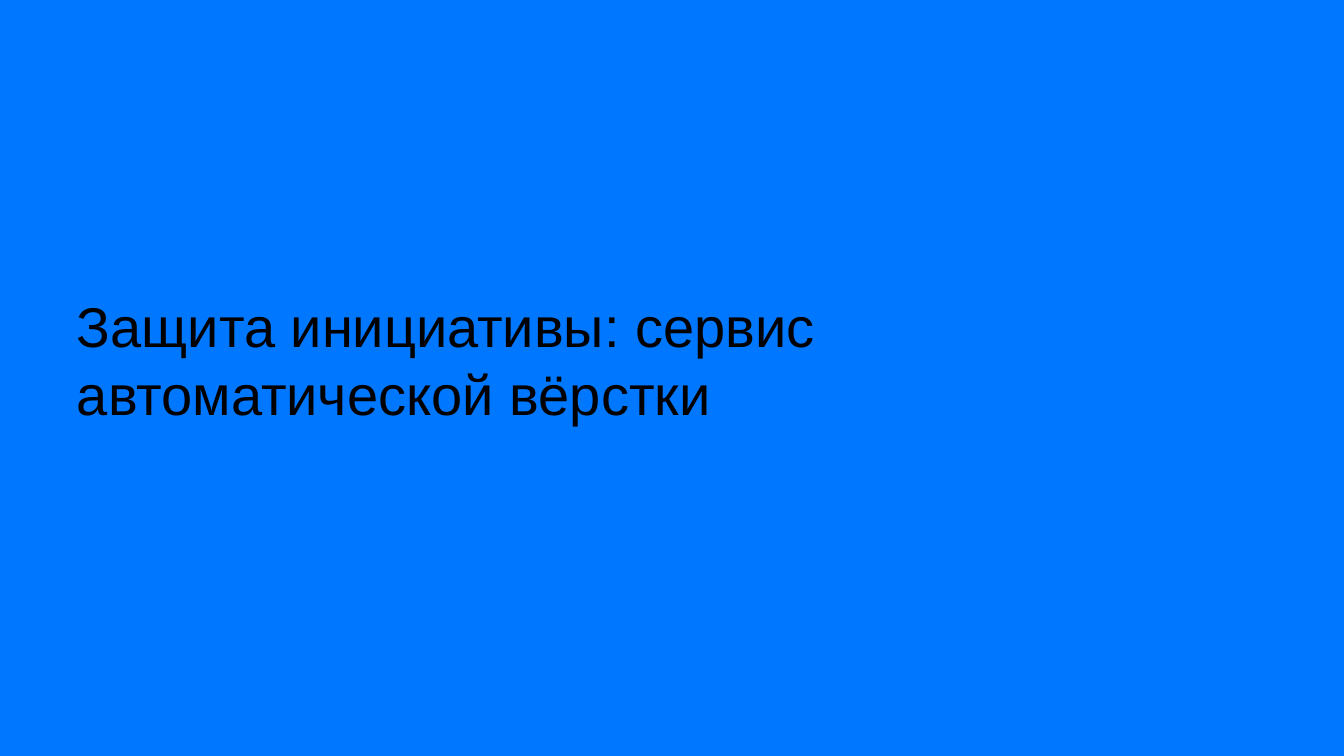
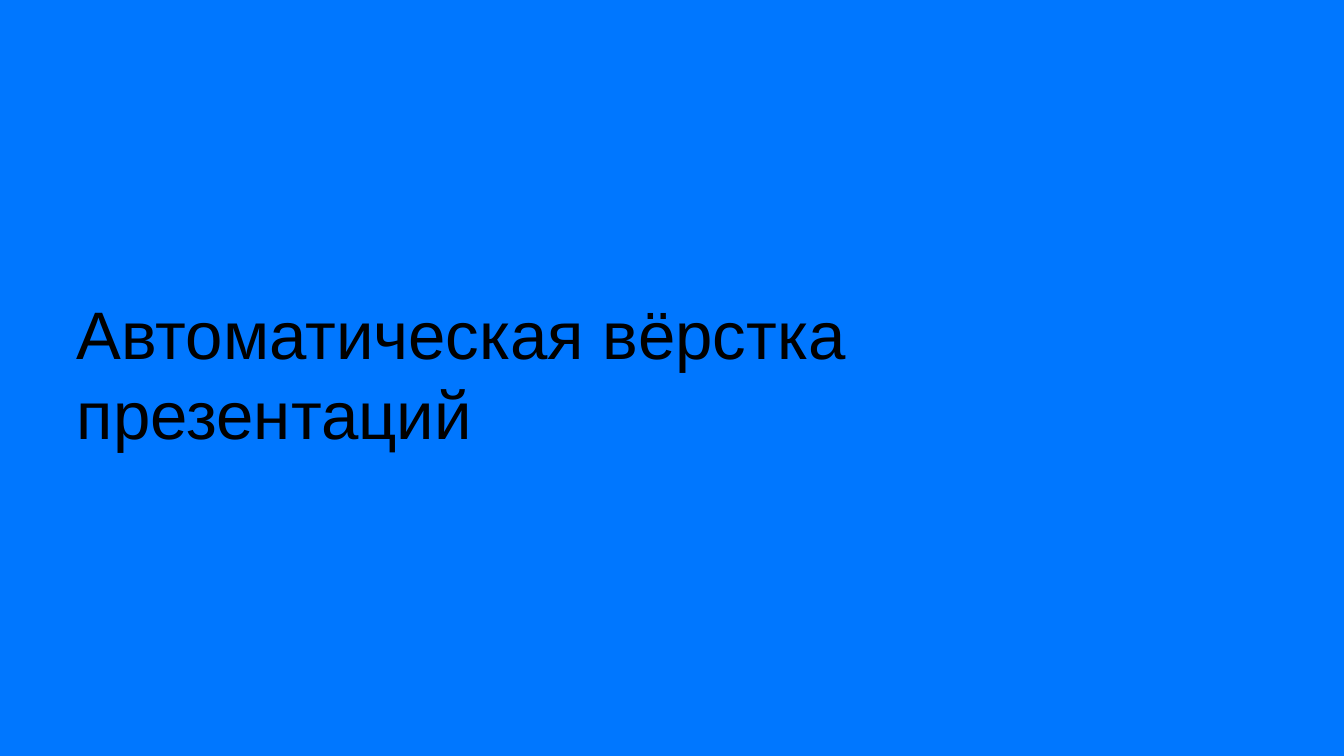
Before and after one commit to DiFoxenGit/-VKTechHackathon, a slide deck: slide 1 of samples/Шаблон_презентации_VK_Education__classic.pptx. Drawn at 1344x756 pixels with LibreOffice and Linux fonts; fonts in the diff are those of the drawing; background and template pictures are left out. Boxes give left, top, right and bottom in pixels: in the first picture for what was removed or moved away, otherwise in the second. Text is boxed around its words. In the diff, an @@ line names an element or a change of style, - is before the commit and + after.

```diff
--- a/samples/Шаблон_презентации_VK_Education__classic.pptx
+++ b/samples/Шаблон_презентации_VK_Education__classic.pptx
@@ text at box(77, 312, 846, 452): text changed; size 40 to 48 pt @@
-Защита инициативы: сервис автоматической вёрстки
+Автоматическая вёрстка презентаций
```
Also in this commit, not shown: 2 other slides changed, 9 slides added, 9 slides removed, 21 other files.
